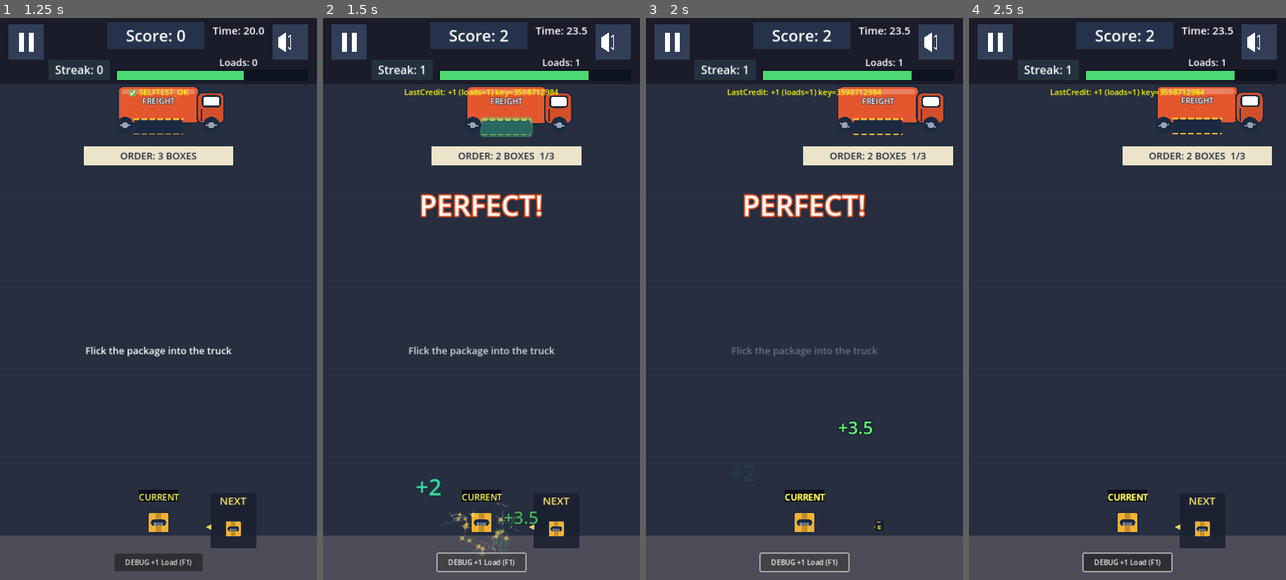
Above: before the commit, frames 1-4 (left to right).
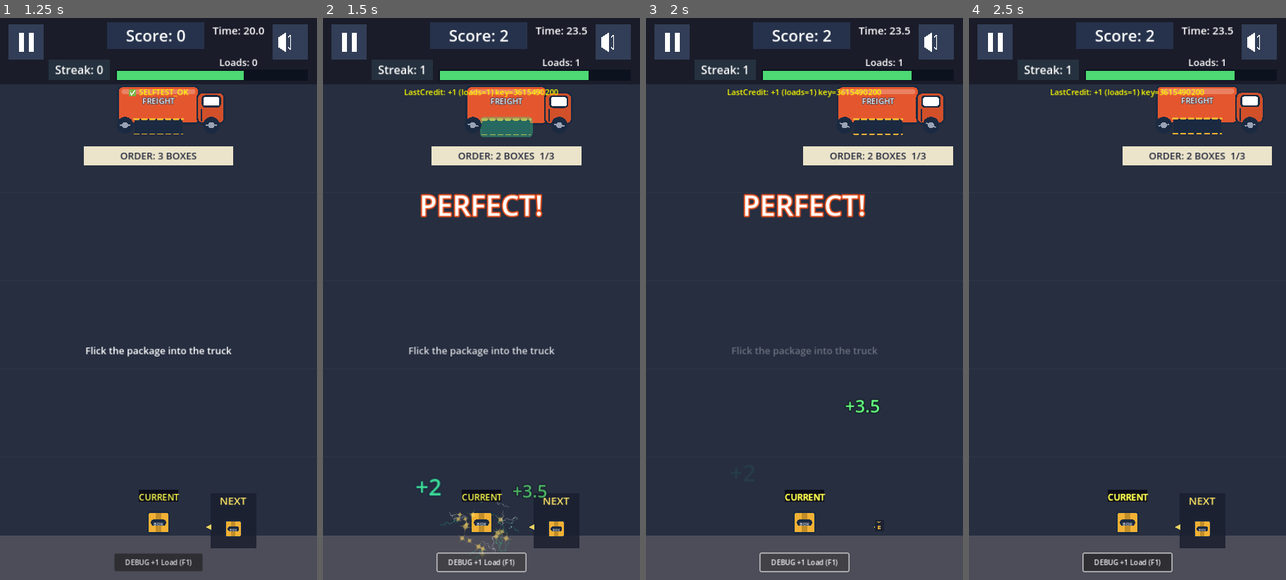
Above: after the commit, the same moments.

Repository: shaharFranses/flick-freight
Game: Godot game, scene res://scenes/main.tscn
The game is run twice, just before and just after one commit, with the same random seed, the same clock (stepped at 60 frames per second) and the same inputs.
Inputs (mouse positions are in pixels of both pictures, inside the frame that each line leads up to):
- Up to frame 1 (1.25 s): move the mouse to (228, 270) at 0.52 s; click (228, 270) at 0.67 s; tap Space (ui_select) at 0.77 s
- Up to frame 2 (1.5 s): click "DEBUG +1 Load (F1)" at 1.25 s
- Up to frame 3 (2 s): no input
- Up to frame 4 (2.5 s): drag from (1064, 327) to (1200, 130) at 2.02 s

Frame 1 is identical in both runs. In frame 2, 0.3% of the frame differs, in the area x 57-75%, y 12-91%; in frame 3, 0.3%, in the area x 60-75%, y 12-75%; in frame 4, less than 0.1%.

Commit message:
r4 readability: crisp procedural shock ring for barrel hit, time pop starts clear of ticket

Diff:
--- a/scripts/art.gd
+++ b/scripts/art.gd
@@ -18,6 +18,23 @@
 const TEX_SMOKE = preload("res://art/kenney/smoke_04.png")
 const TEX_FLAME = preload("res://art/kenney/flame_03.png")
 const TEX_RING = preload("res://art/kenney/circle_05.png")
+static var _shock_ring: Texture2D = null
+
+static func shock_ring() -> Texture2D:
+	# crisp annulus (transparent centre, bright band, soft edges) for impact rings
+	if _shock_ring == null:
+		var gt = GradientTexture2D.new()
+		gt.width = 128
+		gt.height = 128
+		gt.fill = GradientTexture2D.FILL_RADIAL
+		gt.fill_from = Vector2(0.5, 0.5)
+		gt.fill_to = Vector2(0.5, 0.0)
+		var g = Gradient.new()
+		g.offsets = PackedFloat32Array([0.0, 0.62, 0.78, 0.86, 1.0])
+		g.colors = PackedColorArray([Color(1, 1, 1, 0), Color(1, 1, 1, 0), Color(1, 1, 1, 1), Color(1, 1, 1, 0.8), Color(1, 1, 1, 0)])
+		gt.gradient = g
+		_shock_ring = gt
+	return _shock_ring
 
 static func rrect(x: float, y: float, w: float, h: float, r: float, seg := 4) -> PackedVector2Array:
 	var p = PackedVector2Array()
--- a/scripts/game_manager.gd
+++ b/scripts/game_manager.gd
@@ -940,17 +940,17 @@
 			print("FF vfx: barrel hit")
 			for k in 2:
 				var ring = Sprite2D.new()
-				ring.texture = Art.TEX_RING
-				ring.modulate = Color(0.55, 0.8, 1.0, 1.0) if k == 0 else Color(1, 1, 1, 0.9)
-				ring.position = pos
-				ring.scale = Vector2(0.6, 0.45)
+				ring.texture = Art.shock_ring()
+				ring.modulate = Color(0.45, 0.75, 1.0, 1.0) if k == 0 else Color(1, 1, 1, 0.95)
+				ring.position = pos - Vector2(0, 20)
+				ring.scale = Vector2(0.4, 0.3)
 				ring.z_index = 69
 				world.add_child(ring)
 				var rt = ring.create_tween()
 				if k == 1:
 					rt.tween_interval(0.08 * dm)
 				rt.set_parallel(true)
-				rt.tween_property(ring, "scale", Vector2(4.6, 3.2) * (1.0 if k == 0 else 0.75), 0.5 * dm).set_trans(Tween.TRANS_CUBIC).set_ease(Tween.EASE_OUT)
+				rt.tween_property(ring, "scale", Vector2(2.6, 1.7) * (1.0 if k == 0 else 0.7), 0.5 * dm).set_trans(Tween.TRANS_CUBIC).set_ease(Tween.EASE_OUT)
 				rt.tween_property(ring, "modulate:a", 0.0, 0.5 * dm).set_trans(Tween.TRANS_QUAD).set_ease(Tween.EASE_IN)
 				rt.chain().tween_callback(ring.queue_free)
 			Art.burst(world, pos, Art.TEX_STAR, Art.WHITE, 12, 0.5 * dm, 160, 340, 0.5, 0.9, Vector2.ZERO)
--- a/scripts/ui_manager.gd
+++ b/scripts/ui_manager.gd
@@ -668,7 +668,7 @@
 	l.add_theme_color_override("font_outline_color", Color(0.05, 0.07, 0.12))
 	l.add_theme_constant_override("outline_size", 8)
 	l.mouse_filter = Control.MOUSE_FILTER_IGNORE
-	l.position = from_pos + (Vector2(50, -40) if amount > 0 else Vector2(-40, -30))
+	l.position = from_pos + (Vector2(70, -100) if amount > 0 else Vector2(-40, -30))
 	$UI.add_child(l)
 	var target = timer_bar_bg.position + Vector2((timer_bar_bg.size.x - 6) * clamp(game_manager.time_remaining / game_manager.T.clock_cap, 0.0, 1.0) - 40, -6)
 	var dur = 0.6 * (3.0 if game_manager.qa_mode else 1.0)
